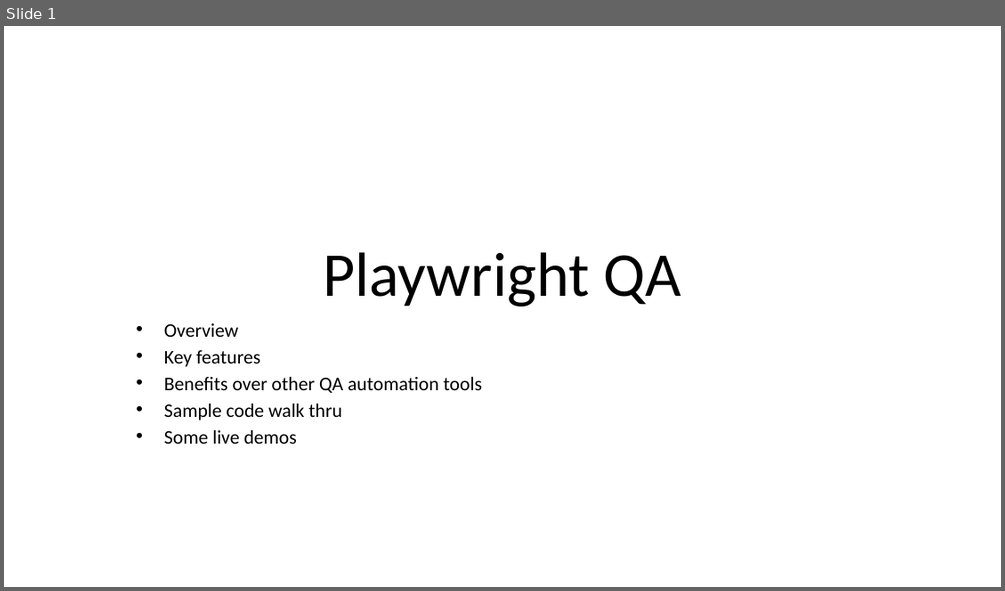
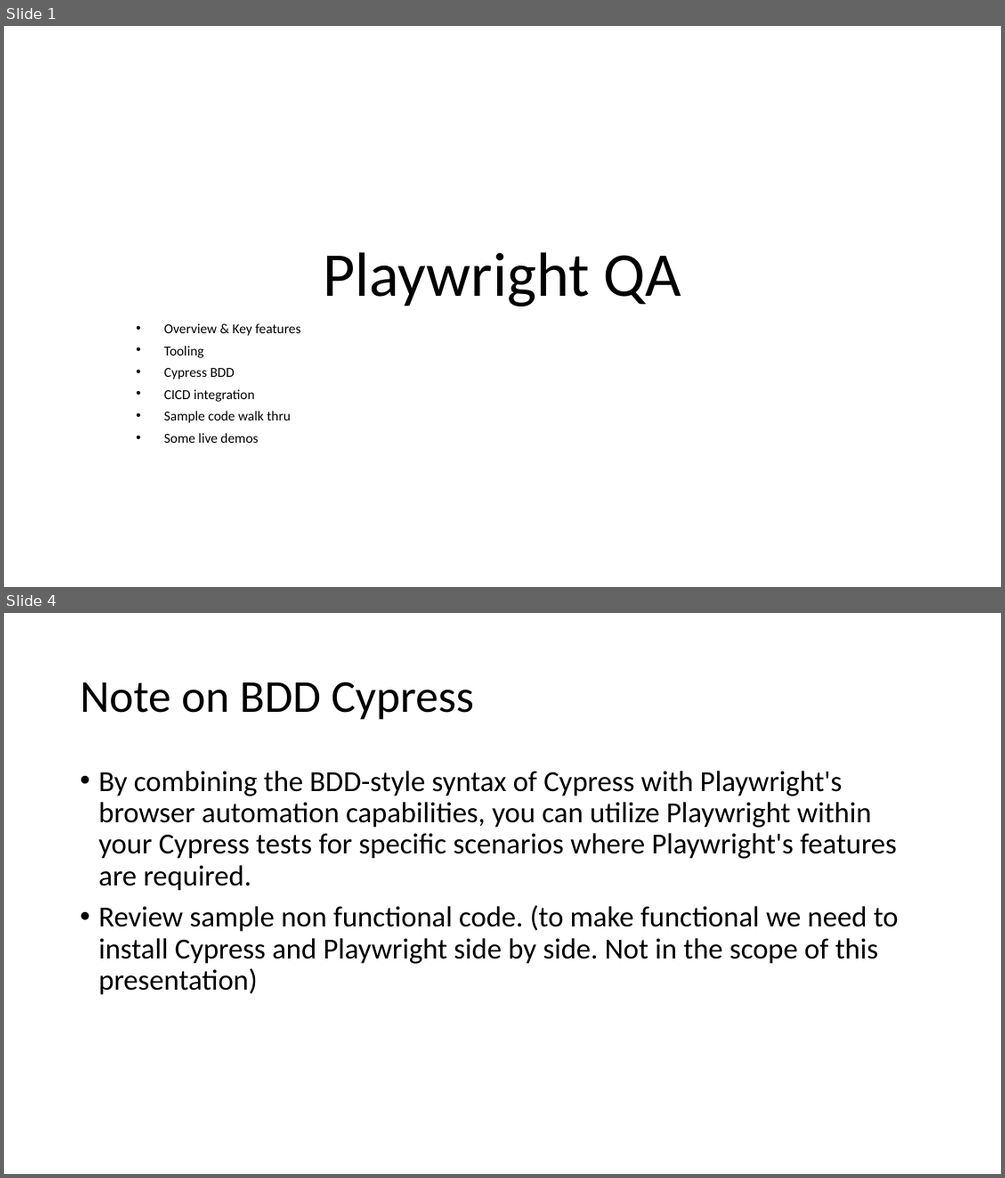
Before and after one commit to umesh-prabhu/demo1, a slide deck: playwr-ppt.pptx. Shown one above the other, each under a label of ours: slide 1 before the commit, slides 1 and 4 after it; the slides between them are not shown. The pictures are 1005x591 and 1005x1178 pixels, drawn with LibreOffice and Linux fonts; fonts in the diff are those of the drawing. Boxes give left, top, right and bottom in pixels: in the first picture for what was removed or moved away, otherwise in the second. Text is boxed around its words. In the diff, an @@ line names an element or a change of style, - is before the commit and + after.

```diff
--- a/playwr-ppt.pptx
+++ b/playwr-ppt.pptx
@@ slide 4 added at box(4, 613, 1001, 1174), background #FFFFFF @@
@@ title added at box(80, 682, 474, 720), 44 pt, text #000000 @@
+Note on BDD Cypress
@@ text added at box(98, 771, 898, 995), 28 pt, text #000000 @@
+• By combining the BDD-style syntax of Cypress with Playwright's browser automation capabilities, you can utilize Playwright within your Cypress tests for specific scenarios where Playwright's features are required.
+• Review sample non functional code. (to make functional we need to install Cypress and Playwright side by side. Not in the scope of this presentation)
@@ slide 1 changed as well @@
@@ subtitle at box(164, 323, 300, 402): text changed; size 18.6 to 13.2 pt @@
-• Overview
-• Key features
-• Benefits over other QA automation tools
+• Overview & Key features
+• Tooling
+• Cypress BDD
+• CICD integration
@@ subtitle at box(164, 410, 291, 443): size 18.6 to 13.2 pt in "Sample code walk thru", "Some live demos" @@
```
Also in this commit, not shown: 4 other slides added, 1 other file.
